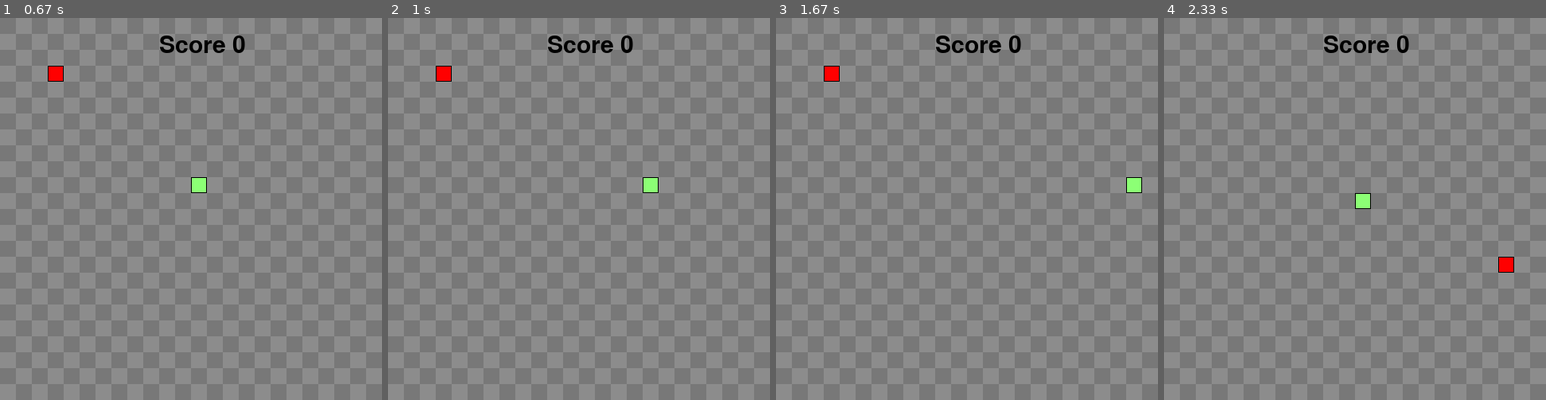
Above: before the commit, frames 1-4 (left to right).
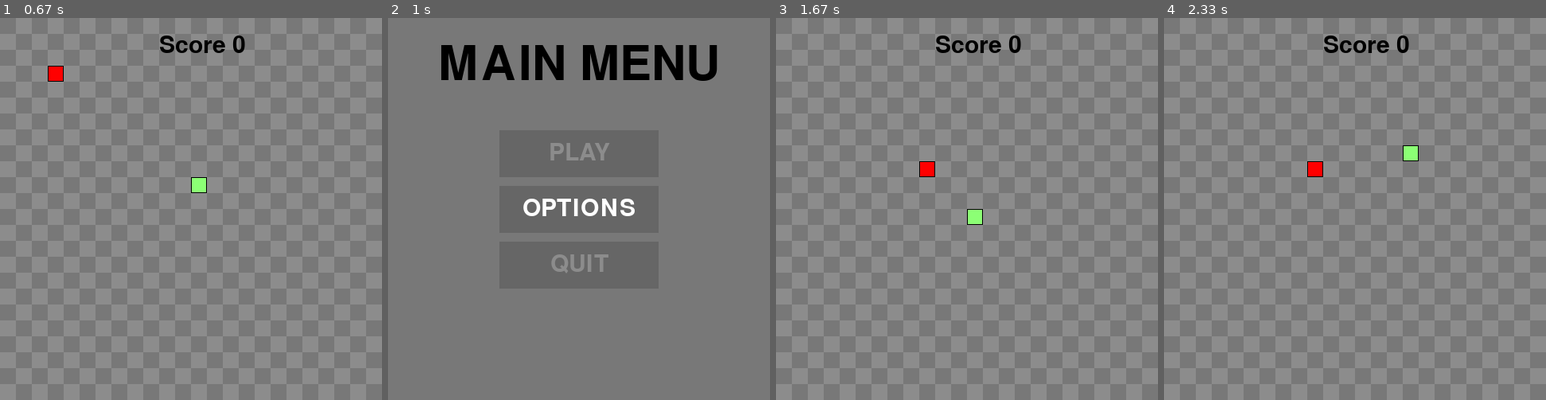
Above: after the commit, the same moments.

Repository: EricNohara/PyGame-Snake
Game: pygame game, started from snake.py
Same seed, same stepped clock (60 frames per second), same inputs: the game is played once before the commit and once after it.
Inputs (mouse positions are in pixels of both pictures, inside the frame that each line leads up to):
- Up to frame 1 (0.67 s): click "PLAY" at 0.38 s
- Up to frame 2 (1 s): hold Esc from 0.67 s (still down); hold Right from 0.67 s (still down); move the mouse to (563, 224) at 0.7 s
- Up to frame 3 (1.67 s): release Esc at 1.13 s; release Right at 1.13 s; click (967, 151) at 1.22 s, where only the run after the commit has a clickable "PLAY"; hold Right from 1.5 s (still down); move the mouse to (967, 231) at 1.53 s
- Up to frame 4 (2.33 s): release Right at 1.97 s; hold Up 2-2.3 s

Frame 1 is identical in both runs. In frame 2, 12% of the frame differs, in the area x 12-87%, y 4-71%; in frame 3, 0.7%; in frame 4, 0.7%.

Commit message:
escape button to go beck to the main menu from the game play

Diff:
--- a/snake.py
+++ b/snake.py
@@ -57,6 +57,8 @@
                     self.turn(LEFT)
                 elif event.key == pg.K_RIGHT or event.key == pg.K_d:
                     self.turn(RIGHT)
+                elif event.key == pg.K_ESCAPE:
+                    main_menu()
 
 class Food(object):
     def __init__(self):
@@ -248,8 +250,5 @@
 
         pg.display.update()
 
-
-
 #call the main function
-# play()
 main_menu()
